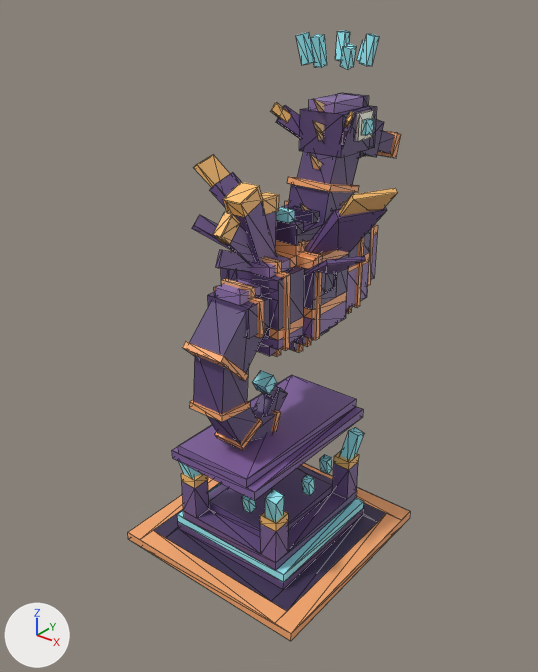
The glTF model art/creatures/Seahorse/tiers/game/T11/SeahorseTrainer11.glb as it was, and as the next commit left it.
Camera for both pictures: a camera (50 mm lens) standing at (16.8, -23.1, 12.4) and looking at (-0.7, -1.3, -1.2). The axes (+X, +Y, +Z) are drawn at lower left. The lights are the same throughout. The older version comes first. Mesh edges are drawn as thin lines. Where no turn or scale is listed for an object, it has been applied to the vertices.

The first picture shows 'Body', 'Body_Glow', 'Crown', 'Fin', 'Fin_Glow', 'Head', 'Plate', 'Stand', 'Stand_Glow', 'T1', 'T2', 'Wings' and 12 more.
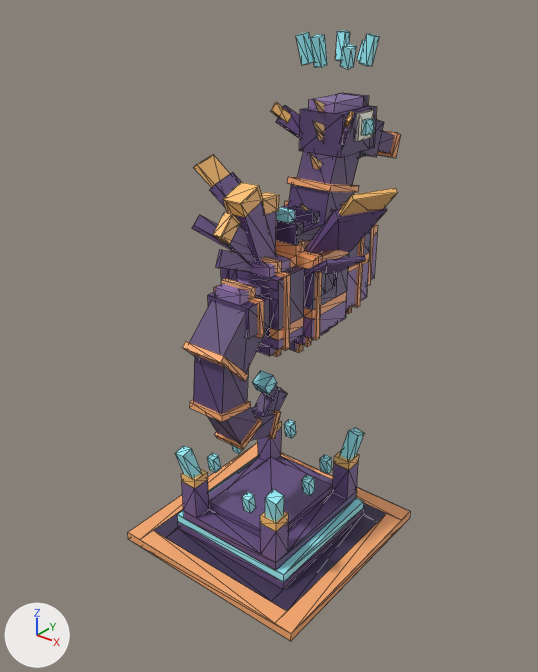
Boxes [x1, y1, x2, y2] around the edits, measured in the pictures (538 x 672 px):
'Plate', deleted (purple)
    before: [172, 375, 363, 501]

What changed in the scene script:
```text
Remove ob_plate:
    ob_plate = bpy.data.objects.new('Plate', me_plate)
    ob_plate.location = (0.0, -1.93, -5.57)
```
